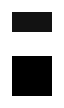
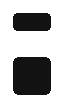
The second 64 × 108 image is a revision of the first. Changes to its layers:
moved "Layer 5" above "Layer 6", painted on it over [12, 12, 52, 32]
painted on "Layer 6" over [12, 56, 52, 96]
